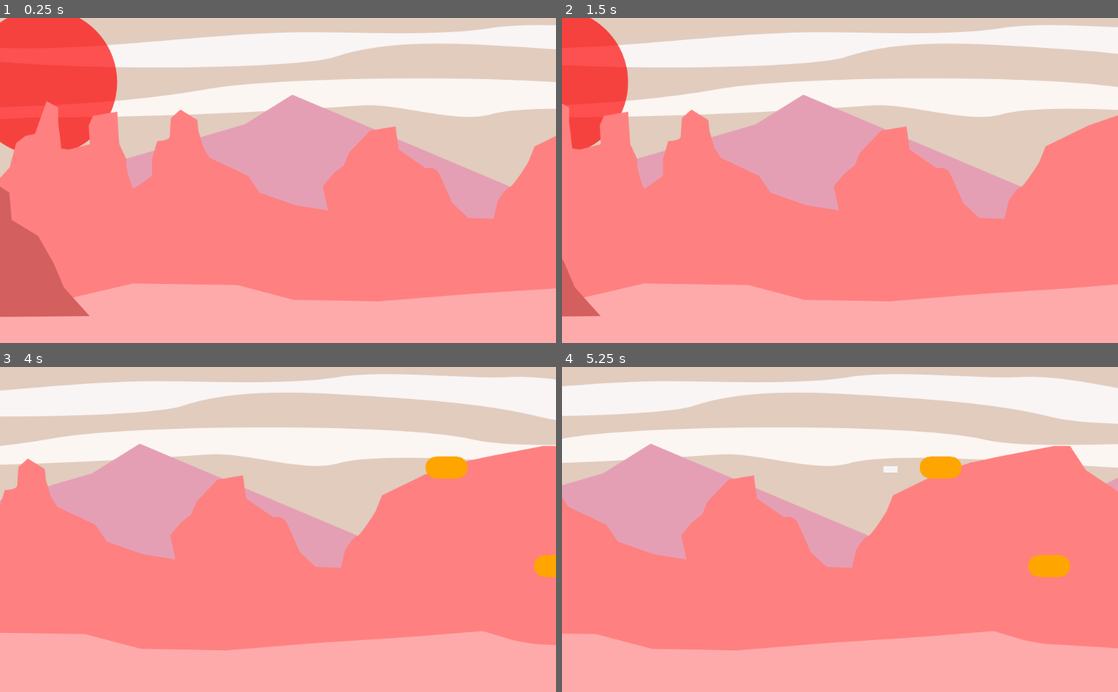
Above: before the commit, frames 1-4 (two rows, left to right).
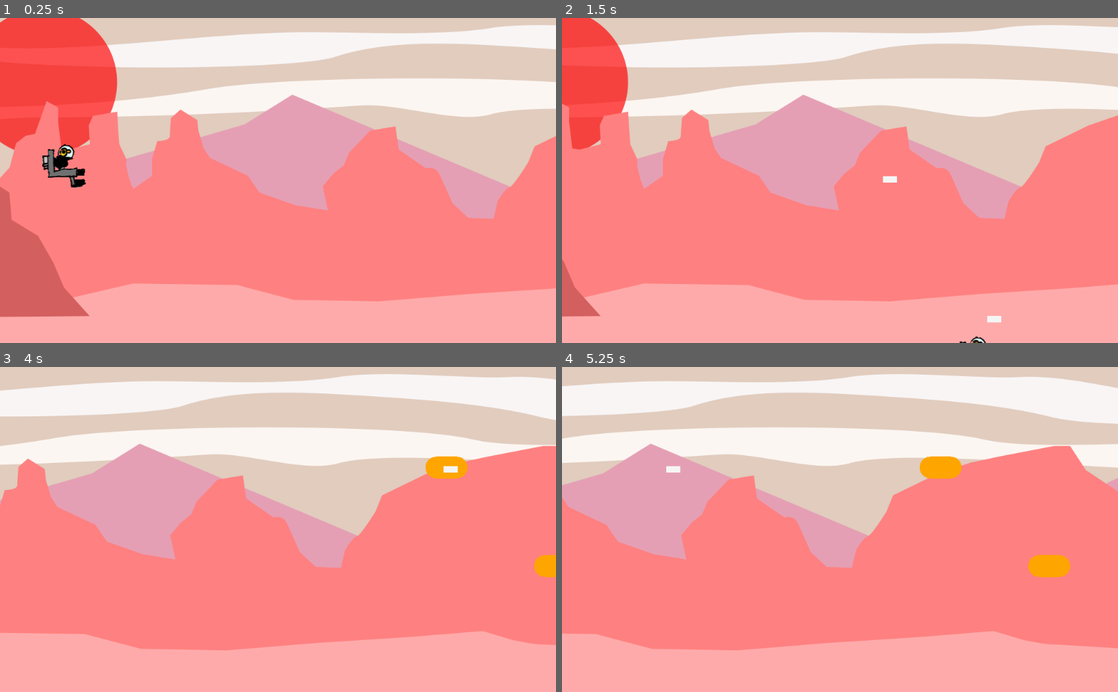
Above: after the commit, the same moments.

Repository: the-g-force/FamJam-January2021
Game: Godot game, scene res://src/Level.tscn
Two runs of this game, one before a commit and one after it. Both use one fixed random seed, a clock stepped at 60 frames per second and the inputs below.
Inputs:
- Up to frame 1 (0.25 s): no input
- Up to frame 2 (1.5 s): hold D (move_right) 0.53-1.28 s; tap Space (fire) at 0.6, 1.35 s; hold S (move_down) from 1.28 s (still down)
- Up to frame 3 (4 s): release S (move_down) at 2.03 s; hold D (move_right) 2.03-2.78 s; tap Space (fire) at 2.1, 2.85, 3.6 s; hold W (move_up) 2.78-3.53 s; hold A (move_left) from 3.53 s (still down)
- Up to frame 4 (5.25 s): tap Space (fire) at 4.35, 5.1 s; release A (move_left) at 5.03 s; hold S (move_down) from 5.03 s (still down)

The runs differ from the first frame. In frame 1, 0.6% of the frame differs, in the area x 7-16%, y 38-53%; in frame 2, 0.1%; in frame 3, less than 0.1%; in frame 4, 0.1%.

Commit message:
Implement player vs alien bullets

Diff:
--- a/project/project.godot
+++ b/project/project.godot
@@ -9,19 +9,19 @@
 config_version=4
 
 _global_script_classes=[ {
-"base": "Area2D",
+"base": "KinematicBody2D",
 "class": "Alien",
 "language": "GDScript",
 "path": "res://src/Alien.gd"
 }, {
 "base": "KinematicBody2D",
-"class": "Bullet",
+"class": "Duck",
 "language": "GDScript",
-"path": "res://src/Bullet.gd"
+"path": "res://src/Duck.gd"
 } ]
 _global_script_class_icons={
 "Alien": "",
-"Bullet": ""
+"Duck": ""
 }
 
 [application]
--- a/project/src/Alien.gd
+++ b/project/src/Alien.gd
@@ -1,28 +1,24 @@
 class_name Alien
-extends Area2D
+extends KinematicBody2D
+
+signal destroyed(location)
+
+export var speed := 100
+export var shoot_delay := 2
+
+onready var _AlienBullet := load("res://src/AlienBullet.tscn")
 
 
-var go_to_left := true
-var screensize:Vector2
-export var pixels_from_screen_edge_to_die := 30
-export var speed := 100
-export var shoot_delay := 3
-signal dead(location)
-
 func _ready():
-	screensize = get_viewport_rect().size
 	$Timer.start(shoot_delay)
 
 
 func _process(delta):
-	if go_to_left:
-		position.x -= delta*speed
-		if position.x < -pixels_from_screen_edge_to_die:
-			queue_free()
-	else:
-		position.x += delta*speed
-		if position.x > screensize.x+pixels_from_screen_edge_to_die:
-			queue_free()
+	var velocity := Vector2(-delta*speed, 0)
+	var collision := move_and_collide(velocity)
+	if collision!=null:
+		emit_signal("destroyed", self)
+		queue_free()
 
 
 func _draw():
@@ -34,15 +30,16 @@
 	draw_circle(Vector2(-height/2, 0), radius, color)
 
 
-func _on_Alien_body_entered(body):
-	if body is Bullet and body.good:
-		emit_signal("dead", position)
-		queue_free()
+func _on_Timer_timeout():
+	var bullet:Node2D = _AlienBullet.instance()
+	bullet.position = get_global_transform().origin
+	get_tree().get_root().add_child(bullet)
 
 
-func _on_Timer_timeout():
-	var bullet:KinematicBody2D = load("res://src/Bullet.tscn").instance()
-	bullet.position = get_global_transform().origin
-	bullet.good = false
-	bullet.going_left = go_to_left
-	get_tree().get_root().add_child(bullet)
+func _on_VisibilityNotifier2D_screen_exited():
+	queue_free()
+
+
+func damage():
+	emit_signal("destroyed", self)
+	queue_free()
--- a/project/src/Alien.tscn
+++ b/project/src/Alien.tscn
@@ -6,7 +6,9 @@
 radius = 20.0724
 height = 37.3647
 
-[node name="Alien" type="Area2D"]
+[node name="Alien" type="KinematicBody2D"]
+collision_layer = 2
+collision_mask = 0
 script = ExtResource( 1 )
 
 [node name="CollisionShape2D" type="CollisionShape2D" parent="."]
@@ -14,5 +16,7 @@
 shape = SubResource( 1 )
 
 [node name="Timer" type="Timer" parent="."]
-[connection signal="body_entered" from="." to="." method="_on_Alien_body_entered"]
+
+[node name="VisibilityNotifier2D" type="VisibilityNotifier2D" parent="."]
 [connection signal="timeout" from="Timer" to="." method="_on_Timer_timeout"]
+[connection signal="screen_exited" from="VisibilityNotifier2D" to="." method="_on_VisibilityNotifier2D_screen_exited"]
--- a/project/src/Bullet.gd
+++ b/project/src/AlienBullet.gd
@@ -1,14 +1,10 @@
-class_name Bullet
-extends KinematicBody2D
+extends Area2D
 
-var good:bool
-var going_left:bool
 export var speed := 500
 
 func _physics_process(delta):
-	if going_left: speed = -500
-	elif not going_left: speed = 500
-	position.x += speed * delta
+	position.x -= speed * delta
+
 
 func _draw():
 	var shape = $CollisionShape2D.shape
@@ -17,3 +13,9 @@
 
 func _on_VisibilityNotifier2D_screen_exited():
 	queue_free()
+
+
+func _on_AlienBullet_body_entered(body):
+	if body is Duck:
+		body.damage()
+		queue_free()
--- /dev/null
+++ b/project/src/AlienBullet.tscn
@@ -0,0 +1,18 @@
+[gd_scene load_steps=3 format=2]
+
+[ext_resource path="res://src/AlienBullet.gd" type="Script" id=1]
+
+[sub_resource type="RectangleShape2D" id=1]
+extents = Vector2( 13, 6 )
+
+[node name="AlienBullet" type="Area2D"]
+collision_layer = 4
+collision_mask = 2147483655
+script = ExtResource( 1 )
+
+[node name="CollisionShape2D" type="CollisionShape2D" parent="."]
+shape = SubResource( 1 )
+
+[node name="VisibilityNotifier2D" type="VisibilityNotifier2D" parent="."]
+[connection signal="body_entered" from="." to="." method="_on_AlienBullet_body_entered"]
+[connection signal="screen_exited" from="VisibilityNotifier2D" to="." method="_on_VisibilityNotifier2D_screen_exited"]
--- a/project/src/Duck.gd
+++ b/project/src/Duck.gd
@@ -1,3 +1,4 @@
+class_name Duck
 extends KinematicBody2D
 
 export var gravity := 20.0
@@ -6,8 +7,7 @@
 
 var _velocity := Vector2.ZERO
 
-const _Bullet := preload("res://src/Bullet.tscn")
-
+onready var _DuckBullet := load("res://src/DuckBullet.tscn")
 onready var _bullet_spawn_point := $BulletSpawnPoint
 
 func _physics_process(delta):
@@ -28,13 +28,19 @@
 
 	_velocity += direction * speed * delta
 	_velocity = _velocity.clamped(max_speed)
+	_velocity.y += gravity * delta
 
-	position += _velocity
-	position.y += gravity * delta
+	var collision := move_and_collide(_velocity)
+	if collision != null:
+		print("Dead")
+		queue_free()
 
 	if Input.is_action_just_pressed("fire"):
-		var bullet := _Bullet.instance()
+		var bullet : Node2D = _DuckBullet.instance()
 		bullet.position = position + $BulletSpawnPoint.position
-		bullet.good = true
-		bullet.going_left = false
 		get_parent().add_child(bullet)
+
+
+func damage():
+	print("quack")
+	queue_free()
--- a/project/src/Duck.tscn
+++ b/project/src/Duck.tscn
@@ -7,6 +7,7 @@
 extents = Vector2( 33, 38 )
 
 [node name="Duck" type="KinematicBody2D"]
+collision_mask = 3
 script = ExtResource( 1 )
 
 [node name="CollisionShape2D" type="CollisionShape2D" parent="."]
--- /dev/null
+++ b/project/src/DuckBullet.gd
@@ -0,0 +1,21 @@
+extends Area2D
+
+export var speed := 500
+
+func _physics_process(delta):
+	position.x += speed * delta
+
+
+func _draw():
+	var shape = $CollisionShape2D.shape
+	draw_rect(Rect2(-shape.extents.x/2, -shape.extents.y/2, shape.extents.x*2, shape.extents.y*2), Color.whitesmoke)
+
+
+func _on_VisibilityNotifier2D_screen_exited():
+	queue_free()
+
+
+func _on_DuckBullet_body_entered(body):
+	if body is Alien:
+		body.damage()
+		queue_free()
--- a/project/src/Bullet.tscn
+++ b/project/src/DuckBullet.tscn
@@ -1,15 +1,18 @@
 [gd_scene load_steps=3 format=2]
 
-[ext_resource path="res://src/Bullet.gd" type="Script" id=1]
+[ext_resource path="res://src/DuckBullet.gd" type="Script" id=1]
 
 [sub_resource type="RectangleShape2D" id=1]
 extents = Vector2( 13, 6 )
 
-[node name="Bullet" type="KinematicBody2D"]
+[node name="DuckBullet" type="Area2D"]
+collision_layer = 4
+collision_mask = 2147483655
 script = ExtResource( 1 )
 
 [node name="CollisionShape2D" type="CollisionShape2D" parent="."]
 shape = SubResource( 1 )
 
 [node name="VisibilityNotifier2D" type="VisibilityNotifier2D" parent="."]
+[connection signal="body_entered" from="." to="." method="_on_DuckBullet_body_entered"]
 [connection signal="screen_exited" from="VisibilityNotifier2D" to="." method="_on_VisibilityNotifier2D_screen_exited"]
--- a/project/src/Level.gd
+++ b/project/src/Level.gd
@@ -20,18 +20,13 @@
 	$ParallaxBackground.scroll_offset.x -= background_scroll_speed * delta
 
 
-func _alien_died(location:Vector2):
-	pass
-
-
 func _on_Timer_timeout():
 	var alien_location := rand_range(0, screensize.y)
 	var alien_instance := alien.instance()
-	if scrolling_left:
-		alien_instance.position = Vector2(screensize.x, alien_location)
-		alien_instance.go_to_left = true
-	else:
-		alien_instance.position = Vector2(0, alien_location)
-		alien_instance.go_to_left = false
-	var _ignore = alien_instance.connect("dead", self, "_alien_died")
+	alien_instance.position = Vector2(screensize.x, alien_location)
+	var _ignore = alien_instance.connect("destroyed", self, "_on_Alien_destroyed")
 	$Aliens.add_child(alien_instance)
+
+
+func _on_Alien_destroyed(_alien:Object):
+	print("Alien was destroyed, get some points")
--- a/project/src/Level.tscn
+++ b/project/src/Level.tscn
@@ -1,7 +1,8 @@
-[gd_scene load_steps=4 format=2]
+[gd_scene load_steps=5 format=2]
 
 [ext_resource path="res://assets/background.png" type="Texture" id=1]
 [ext_resource path="res://src/Level.gd" type="Script" id=2]
+[ext_resource path="res://src/Duck.tscn" type="PackedScene" id=3]
 
 [sub_resource type="RectangleShape2D" id=1]
 extents = Vector2( 556.391, 25 )
@@ -34,4 +35,7 @@
 __meta__ = {
 "_edit_lock_": true
 }
+
+[node name="Duck" parent="." instance=ExtResource( 3 )]
+position = Vector2( 118.391, 268 )
 [connection signal="timeout" from="Timer" to="." method="_on_Timer_timeout"]
